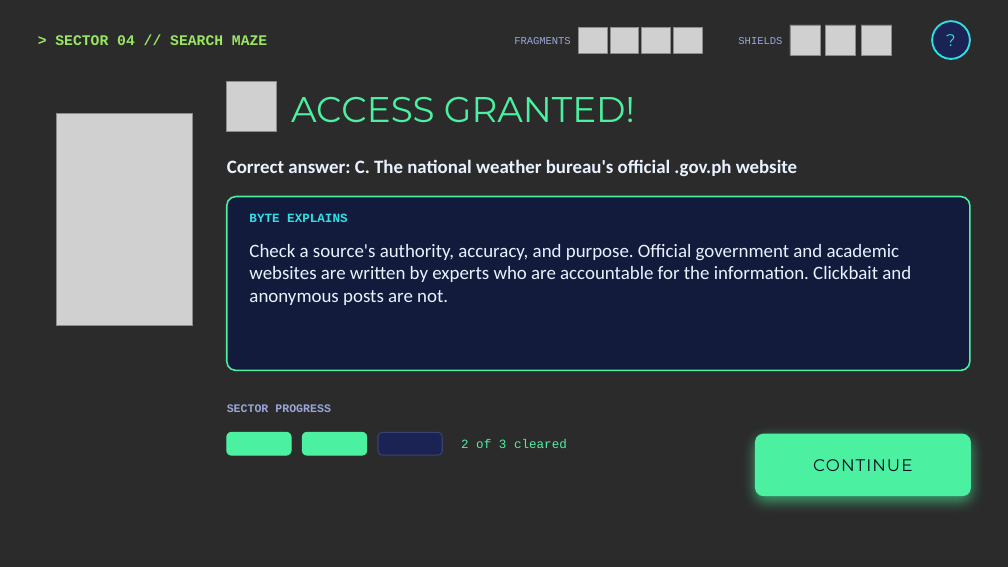
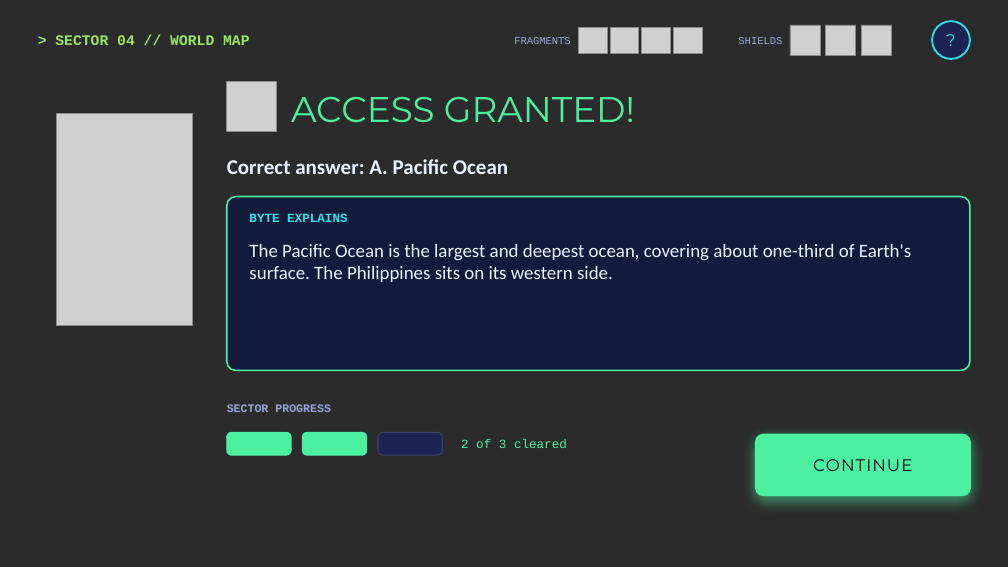
Before and after one commit to ashton212123/ashton212123, a slide deck: slide 100 of gamecraft-ctrl-escape/CTRL-ESCAPE_Game.pptx. Drawn at 1008x567 pixels with LibreOffice and Linux fonts; fonts in the diff are those of the drawing; grey boxes stand for pictures; background and template pictures are left out; a plain dark background stands for a picture behind light text. Boxes give left, top, right and bottom in pixels: in the first picture for what was removed or moved away, otherwise in the second. Text is boxed around its words. In the diff, an @@ line names an element or a change of style, - is before the commit and + after.

```diff
--- a/gamecraft-ctrl-escape/CTRL-ESCAPE_Game.pptx
+++ b/gamecraft-ctrl-escape/CTRL-ESCAPE_Game.pptx
@@ text at <box>55,35,249,45</box>: text changed @@
-> SECTOR 04 // SEARCH MAZE
+> SECTOR 04 // WORLD MAP
@@ text at <box>227,159,508,174</box>: text changed; size 18 to 20 pt @@
-Correct answer: C. The national weather bureau's official .gov.ph website
+Correct answer: A. Pacific Ocean
@@ text at <box>249,244,911,282</box>: text changed @@
-Check a source's authority, accuracy, and purpose. Official government and academic websites are written by experts who are accountable for the information. Clickbait and anonymous posts are not.
+The Pacific Ocean is the largest and deepest ocean, covering about one-third of Earth's surface. The Philippines sits on its western side.
```
Also in this commit, not shown: 111 other slides changed, 6 slides added, 6 slides removed, 6 other files.
